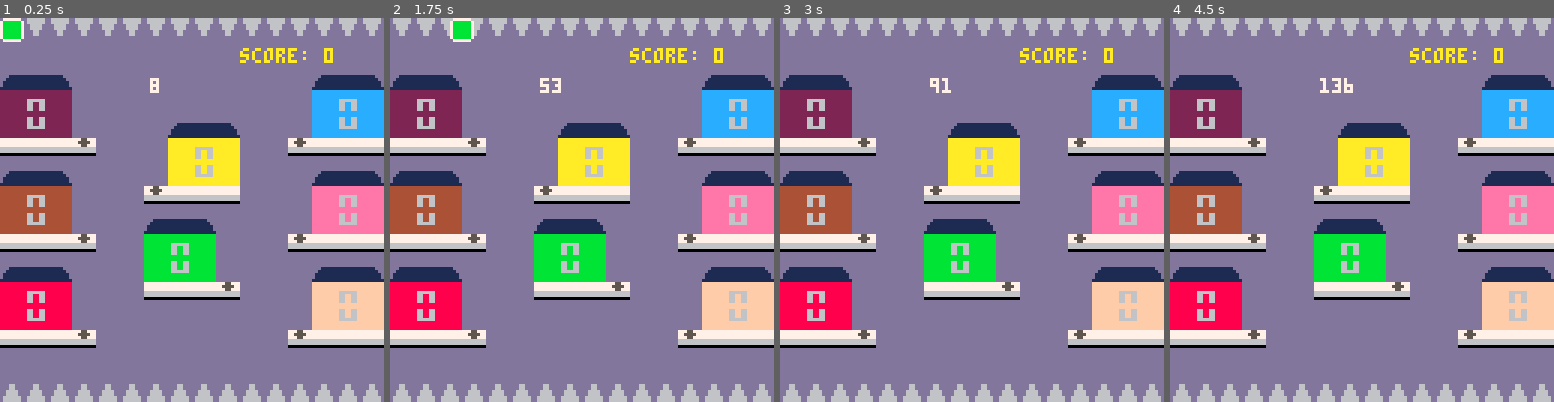
Above: before the commit, frames 1-4 (left to right).
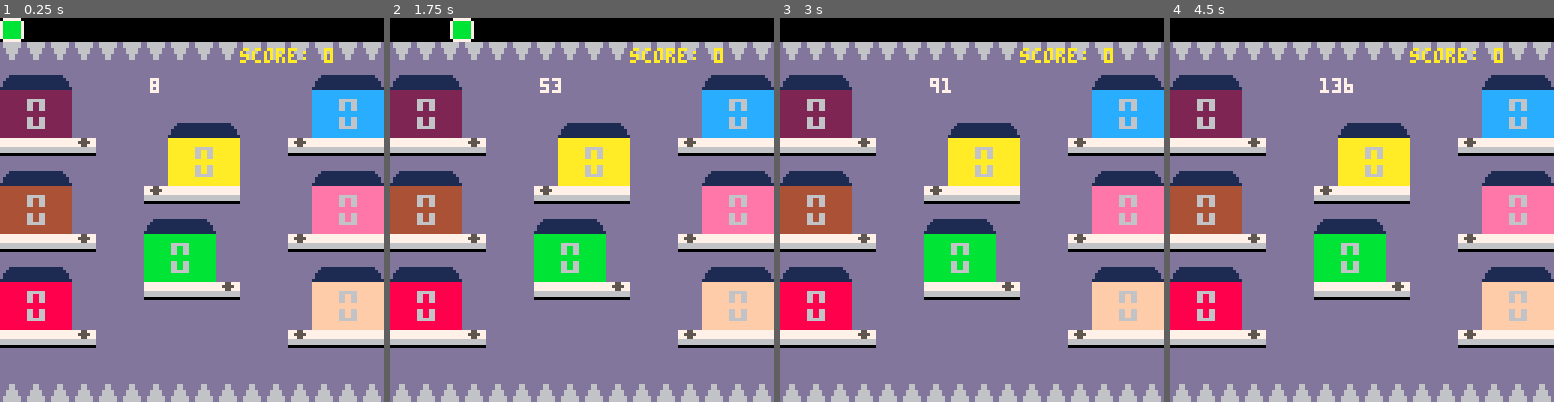
Above: after the commit, the same moments.

Repository: FlavioIero/Delivery
Game: PICO-8 cartridge atari.p8
The game is run twice, just before and just after one commit, with the same random seed, the same clock (stepped at 60 frames per second) and the same inputs.
Inputs:
- Up to frame 1 (0.25 s): no input
- Up to frame 2 (1.75 s): hold Right from 1.6 s (still down)
- Up to frame 3 (3 s): release Right at 2.1 s; hold Up 2.15-2.42 s; hold Right from 2.47 s (still down)
- Up to frame 4 (4.5 s): release Right at 3.03 s; hold Left 3.08-3.58 s; hold Down 3.63-3.97 s; hold Right from 4.02 s (still down)

The runs differ from the first frame. In frame 1, 8.1% of the frame differs, in the area x 0-100%, y 0-11%; in frame 2, 8.1%; in frame 3, 8.5%; in frame 4, 8.5%.

Commit message:
added main screen on canva, adjusted level design

Diff:
--- a/atari.p8
+++ b/atari.p8
@@ -309,14 +309,14 @@
 	self.score += ship_score
 end
 __gfx__
-0000000077777777dddddddd00999900000000000000000000500500ddddddddd666666d777777770088880077755777dddddddddddddddddddddddd00000000
-0000000077777777dddddddd09999990000000000000000005000050ddddddddd666666d777777770888888077555577dddddddddddddddddddddddd00000000
-0070070077777777dddddddd99799799000000000000000000500500ddd66ddddd6666dd777777778808808877755777dddddddddddddddddddddddd00000000
-0007700077777777dddddddd99099099000000000000000000000000ddd66ddddd6666dd666666668808808866666666ddd111111111111111111dddbbbbbbbb
-0007700077777777dddddddd99999999000000000000000000000000dd6666ddddd66ddd666666668888888866666666dd11111111111111111111ddbbbbbbbb
-0070070077777777dddddddd99999999666006660066660000000000dd6666ddddd66ddd000000008888888800000000d1111111111111111111111dbbbbbbbb
-0000000077777777dddddddd09999990000660000006600000000000d666666ddddddddddddddddd08888880ddddddddd1111111111111111111111dbbbbbbbb
-0000000077777777dddddddd00999900006666000066660000000000d666666ddddddddddddddddd00888800dddddddd111111111111111111111111bbbbbbbb
+0000000000000000dddddddd00999900000000000000000000500500ddddddddd666666d777777770088880077755777dddddddddddddddddddddddd00000000
+0000000000000000dddddddd09999990000000000000000005000050ddddddddd666666d777777770888888077555577dddddddddddddddddddddddd00000000
+0070070000000000dddddddd99799799000000000000000000500500ddd66ddddd6666dd777777778808808877755777dddddddddddddddddddddddd00000000
+0007700000000000dddddddd99099099000000000000000000000000ddd66ddddd6666dd666666668808808866666666ddd111111111111111111dddbbbbbbbb
+0007700000000000dddddddd99999999000000000000000000000000dd6666ddddd66ddd666666668888888866666666dd11111111111111111111ddbbbbbbbb
+0070070000000000dddddddd99999999666006660066660000000000dd6666ddddd66ddd000000008888888800000000d1111111111111111111111dbbbbbbbb
+0000000000000000dddddddd09999990000660000006600000000000d666666ddddddddddddddddd08888880ddddddddd1111111111111111111111dbbbbbbbb
+0000000000000000dddddddd00999900006666000066660000000000d666666ddddddddddddddddd00888800dddddddd111111111111111111111111bbbbbbbb
 888888888888888888888888f2000000bbbbbbbbbbbbbbbbbbbbbbbbeeeeeeeeeeeeeeeeeeeeeeeeffffffffffffffffffffffff444444444444444444444444
 88888888866886688888888884000000bbbbbbbbb66bb66bbbbbbbbbeeeeeeeee66ee66eeeeeeeeefffffffff66ff66fffffffff444444444664466444444444
 888888888668866888888888ae000000bbbbbbbbb66bb66bbbbbbbbbeeeeeeeee66ee66eeeeeeeeefffffffff66ff66fffffffff444444444664466444444444
@@ -417,35 +417,35 @@
 00ff000000000000000000000000000000000000000000000000000000000000000000000000000000000000000000000000000000000000000000000000000000000000000000000000000000000000000000000000000000000000000000000000000000000000000000000000000000000000000000000000000000000000
 0000000000000000000000000000000000000000000000000000000000000000000000000000000000000000000000000000000000000000000000000000000000000000000000000000000000000000000000000000000000000000000000000000000000000000000000000000000000000000000000000000000000000000
 __map__
-0808080808080808080808080808080801020202020202020202020202020202020202020202020202020202020202020202020000000000000000000000000000000000000000000000000000000000000000000000000000000000000000000000000000000000000000000000000000000000000000000000000000000000
-0202020202020202020202020202020201020202020202020202020202020202020202020202020202020202020202020202020000000000000000000000000000000000000000000000000000000000000000000000000000000000000000000000000000000000000000000000000000000000000000000000000000000000
-0c0d0e020202020202020202020c0d0e01020202020202020202020202020202020202020202020202020202020202020202020000000000000000000000000000000000000000000000000000000000000000000000000000000000000000000000000000000000000000000000000000000000000000000000000000000000
-2022200202020202020202020226282601020202020202020202020202020202020202020202020202020202020202020202020202020202020202020202020202020202020202020202020202020000000000000000000000000000000000000000000000000000000000000000000000000000000000000000000000000000
-202120020202020c0d0e02020226272601020202020202020202020202020202020202020202020202020202020202020202020202020202020202020202020202020202020202020202020202020000000000000000000000000000000000000000000000000000000000000000000000000000000000000000000000000000
-0909090b02020223252302020b09090901020202020202020202020202020202020202020202020202020202020202020202020202020202020202020202020202020202020202020202020202020000000000000000000000000000000000000000000000000000000000000000000000000000000000000000000000000000
-0c0d0e020202022324230202020c0d0e01020202020202020202020202020202020202020202020202020202020202020202020202020202020202020202020202020202020202020202020202020000000000000000000000000000000000000000000000000000000000000000000000000000000000000000000000000000
-1d1f1d0202020b09090902020217191701020202020202020202020202020202020202020202020202020202020202020202020202020202020202020202020202020202020202020202020202020000000000000000000000000000000000000000000000000000000000000000000000000000000000000000000000000000
-1d1e1d0202020c0d0e0202020217181701020202020202020202020202020202020202020202020202020202020202020202020202020202020202020202020202020202020202020202020202020000000000000000000000000000000000000000000000000000000000000000000000000000000000000000000000000000
-0909090b02021416140202020b09090901020202020202020202020202020202020202020202020202020202020202020202020202020202020202020202020202020202020202020202020202020000000000000000000000000000000000000000000000000000000000000000000000000000000000000000000000000000
-0c0d0e020202141514020202020c0d0e01020202020202020202020202020202020202020202020202020202020202020202020202020202020202020202020202020202020202020202020202020000000000000000000000000000000000000000000000000000000000000000000000000000000000000000000000000000
-1012100202020909090b0202021a1c1a01020202020202020202020202020202020202020202020202020202020202020202020202020202020202020202020202020202020202020202020202020000000000000000000000000000000000000000000000000000000000000000000000000000000000000000000000000000
-101110020202020202020202021a1b1a01020202020202020202020202020202020202020202020202020202020202020202020202020202020202020202020202020202020202020202020202020000000000000000000000000000000000000000000000000000000000000000000000000000000000000000000000000000
-0909090b02020202020202020b09090901020202020202020202020202020202020202020202020202020202020202020202020202020202020202020202020202020202020202020202020202020000000000000000000000000000000000000000000000000000000000000000000000000000000000000000000000000000
-0202020202020202020202020202020201020202020202020202020202020202020202020202020202020202020202020202020202020202020202020202020202020202020202020202020202020000000000000000000000000000000000000000000000000000000000000000000000000000000000000000000000000000
-0707070707070707070707070707070701020202020202020202020202020202020202020202020202020202020202020202020202020202020202020202020202020202020202020202020202020000000000000000000000000000000000000000000000000000000000000000000000000000000000000000000000000000
-0101010101010101010101010101010101020202020202020202020202020202020202020202020202020202020202020202020202020202020202020202020202020202020202020202020202020000000000000000000000000000000000000000000000000000000000000000000000000000000000000000000000000000
-0202020202020202020202020202020202020202020202020202020202020202020202020202020202020202020202020202020202020202020202020202020202020202020202020202020202020000000000000000000000000000000000000000000000000000000000000000000000000000000000000000000000000000
-0202020202020202020202020202020202020202020202020202020202020202020202020202020202020202020202020202020202020202020202020202020202020202020202020202020202020000000000000000000000000000000000000000000000000000000000000000000000000000000000000000000000000000
-0202020202020202020202020202020202020202020202020202020202020202020202020202020202020202020202020202020202020202020202020202020202020202020202020202020202020000000000000000000000000000000000000000000000000000000000000000000000000000000000000000000000000000
-0202020202020202020202020202020202020202020202020202020202020202020202020202020202020202020202020202020202020202020202020202020202020202020202020202020202020000000000000000000000000000000000000000000000000000000000000000000000000000000000000000000000000000
-0202020202020202020202020202020202020202020202020202020202020202020202020202020202020202020202020202020202020202020202020202020202020202020202020202020202020000000000000000000000000000000000000000000000000000000000000000000000000000000000000000000000000000
-0202020202020202020202020202020202020202020202020202020202020202020202020202020202020202020202020202020202020202020202020202020202020202020202020202020202020000000000000000000000000000000000000000000000000000000000000000000000000000000000000000000000000000
-0202020202020202020202020202020202020202020202020202020202020202020202020202020202020202020202020202020202020202020202020202020202020202020202020202020202020000000000000000000000000000000000000000000000000000000000000000000000000000000000000000000000000000
-0202020202020202020202020202020202020202020202020202020202020202020202020202020202020202020202020202020202020202020202020202020202020202020202020202020202020000000000000000000000000000000000000000000000000000000000000000000000000000000000000000000000000000
-0202020202020202020202020202020202020202020202020202020202020202020202020202020202020202020202020202020202020202020202020202020202020202020202020202020202020000000000000000000000000000000000000000000000000000000000000000000000000000000000000000000000000000
-0202020202020202020202020202020202020202020202020202020202020202020202020202020202020202020202020202020202020202020202020202020202020202020202020202020202020000000000000000000000000000000000000000000000000000000000000000000000000000000000000000000000000000
-0202020202020202020202020202020202020202020202020202020202020202020202020202020202020202020202020202020202020202020202020202020202020202020202020202020202020000000000000000000000000000000000000000000000000000000000000000000000000000000000000000000000000000
-0202020202020202020202020202020202020202020202020202020202020202020202020202020202020202020202020202020202020202020202020202020202020202020202020202020202020000000000000000000000000000000000000000000000000000000000000000000000000000000000000000000000000000
-0202020202020202020202020202020202020202020202020202020202020202020202020202020202020202020202020202020202020202020202020202020202020202020202020202020202020000000000000000000000000000000000000000000000000000000000000000000000000000000000000000000000000000
-0202020202020202020202020202020202020202020202020202020202020202020202020202020202020202020202020202020202020202020202020202020202020202020202020202020202020000000000000000000000000000000000000000000000000000000000000000000000000000000000000000000000000000
-0202020202020202020202020202020202020202020202020202020202020202020202020202020202020202020202020202020202020202020202020202020202020202020202020202020202020000000000000000000000000000000000000000000000000000000000000000000000000000000000000000000000000000
+0101010101010101010101010101010101010101010101010101010101010101011001010101010101010101010101010101100000000000000000000000000000000000000000000000000000000000000000000000000000000000000000000000000000000000000000000000000000000000000000000000000000000000
+0808080808080808080808080808080801010101010101010101010101010101011001010101010101010101010101010101100000000000000000000000000000000000000000000000000000000000000000000000000000000000000000000000000000000000000000000000000000000000000000000000000000000000
+0c0d0e020202020202020202020c0d0e01010101010101010101010101010101011001010101010101010101010101010101100000000000000000000000000000000000000000000000000000000000000000000000000000000000000000000000000000000000000000000000000000000000000000000000000000000000
+2022200202020202020202020226282601010101010101010101010101010101011001010101010101010101010101010101100202020202020202020202020202020202020202020202020202020000000000000000000000000000000000000000000000000000000000000000000000000000000000000000000000000000
+202120020202020c0d0e02020226272601010101010101010101010101010101011001010101010101010101010101010101100202020202020202020202020202020202020202020202020202020000000000000000000000000000000000000000000000000000000000000000000000000000000000000000000000000000
+0909090b02020223252302020b09090901010101010101010101010101010101011001010101010101010101010101010101100202020202020202020202020202020202020202020202020202020000000000000000000000000000000000000000000000000000000000000000000000000000000000000000000000000000
+0c0d0e020202022324230202020c0d0e01010101010101010101010101010101011001010101010101010101010101010101100202020202020202020202020202020202020202020202020202020000000000000000000000000000000000000000000000000000000000000000000000000000000000000000000000000000
+1d1f1d0202020b09090902020217191701010101010101010101010101010101011001010101010101010101010101010101100202020202020202020202020202020202020202020202020202020000000000000000000000000000000000000000000000000000000000000000000000000000000000000000000000000000
+1d1e1d0202020c0d0e0202020217181701010101010101010101010101010101011001010101010101010101010101010101100202020202020202020202020202020202020202020202020202020000000000000000000000000000000000000000000000000000000000000000000000000000000000000000000000000000
+0909090b02021416140202020b09090901010101010101010101010101010101011001010101010101010101010101010101100202020202020202020202020202020202020202020202020202020000000000000000000000000000000000000000000000000000000000000000000000000000000000000000000000000000
+0c0d0e020202141514020202020c0d0e01010101010101010101010101010101011001010101010101010101010101010101100202020202020202020202020202020202020202020202020202020000000000000000000000000000000000000000000000000000000000000000000000000000000000000000000000000000
+1012100202020909090b0202021a1c1a01010101010101010101010101010101011001010101010101010101010101010101100202020202020202020202020202020202020202020202020202020000000000000000000000000000000000000000000000000000000000000000000000000000000000000000000000000000
+101110020202020202020202021a1b1a01010101010101010101010101010101011001010101010101010101010101010101100202020202020202020202020202020202020202020202020202020000000000000000000000000000000000000000000000000000000000000000000000000000000000000000000000000000
+0909090b02020202020202020b09090901010101010101010101010101010101011001010101010101010101010101010101100202020202020202020202020202020202020202020202020202020000000000000000000000000000000000000000000000000000000000000000000000000000000000000000000000000000
+0202020202020202020202020202020201010101010101010101010101010101011001010101010101010101010101010101100202020202020202020202020202020202020202020202020202020000000000000000000000000000000000000000000000000000000000000000000000000000000000000000000000000000
+0707070707070707070707070707070701010101010101010101010101010101011001010101010101010101010101010101100202020202020202020202020202020202020202020202020202020000000000000000000000000000000000000000000000000000000000000000000000000000000000000000000000000000
+0101010101010101010101010101010101101010101010101010101010101010101010101010101010101010101010101010100202020202020202020202020202020202020202020202020202020000000000000000000000000000000000000000000000000000000000000000000000000000000000000000000000000000
+0202020202020202020202020202020202020202020202020202020202020202020202020202020202020202020202020202020202020202020202020202020202020202020202020202020202020000000000000000000000000000000000000000000000000000000000000000000000000000000000000000000000000000
+0202020202020202020202020202020202020202020202020202020202020202020202020202020202020202020202020202020202020202020202020202020202020202020202020202020202020000000000000000000000000000000000000000000000000000000000000000000000000000000000000000000000000000
+0202020202020202020202020202020202020202020202020202020202020202020202020202020202020202020202020202020202020202020202020202020202020202020202020202020202020000000000000000000000000000000000000000000000000000000000000000000000000000000000000000000000000000
+0202020202020202020202020202020202020202020202020202020202020202020202020202020202020202020202020202020202020202020202020202020202020202020202020202020202020000000000000000000000000000000000000000000000000000000000000000000000000000000000000000000000000000
+0202020202020202020202020202020202020202020202020202020202020202020202020202020202020202020202020202020202020202020202020202020202020202020202020202020202020000000000000000000000000000000000000000000000000000000000000000000000000000000000000000000000000000
+0202020202020202020202020202020202020202020202020202020202020202020202020202020202020202020202020202020202020202020202020202020202020202020202020202020202020000000000000000000000000000000000000000000000000000000000000000000000000000000000000000000000000000
+0202020202020202020202020202020202020202020202020202020202020202020202020202020202020202020202020202020202020202020202020202020202020202020202020202020202020000000000000000000000000000000000000000000000000000000000000000000000000000000000000000000000000000
+0202020202020202020202020202020202020202020202020202020202020202020202020202020202020202020202020202020202020202020202020202020202020202020202020202020202020000000000000000000000000000000000000000000000000000000000000000000000000000000000000000000000000000
+0202020202020202020202020202020202020202020202020202020202020202020202020202020202020202020202020202020202020202020202020202020202020202020202020202020202020000000000000000000000000000000000000000000000000000000000000000000000000000000000000000000000000000
+0202020202020202020202020202020202020202020202020202020202020202020202020202020202020202020202020202020202020202020202020202020202020202020202020202020202020000000000000000000000000000000000000000000000000000000000000000000000000000000000000000000000000000
+0202020202020202020202020202020202020202020202020202020202020202020202020202020202020202020202020202020202020202020202020202020202020202020202020202020202020000000000000000000000000000000000000000000000000000000000000000000000000000000000000000000000000000
+0202020202020202020202020202020202020202020202020202020202020202020202020202020202020202020202020202020202020202020202020202020202020202020202020202020202020000000000000000000000000000000000000000000000000000000000000000000000000000000000000000000000000000
+0202020202020202020202020202020202020202020202020202020202020202020202020202020202020202020202020202020202020202020202020202020202020202020202020202020202020000000000000000000000000000000000000000000000000000000000000000000000000000000000000000000000000000
+0202020202020202020202020202020202020202020202020202020202020202020202020202020202020202020202020202020202020202020202020202020202020202020202020202020202020000000000000000000000000000000000000000000000000000000000000000000000000000000000000000000000000000
+0202020202020202020202020202020202020202020202020202020202020202020202020202020202020202020202020202020202020202020202020202020202020202020202020202020202020000000000000000000000000000000000000000000000000000000000000000000000000000000000000000000000000000
